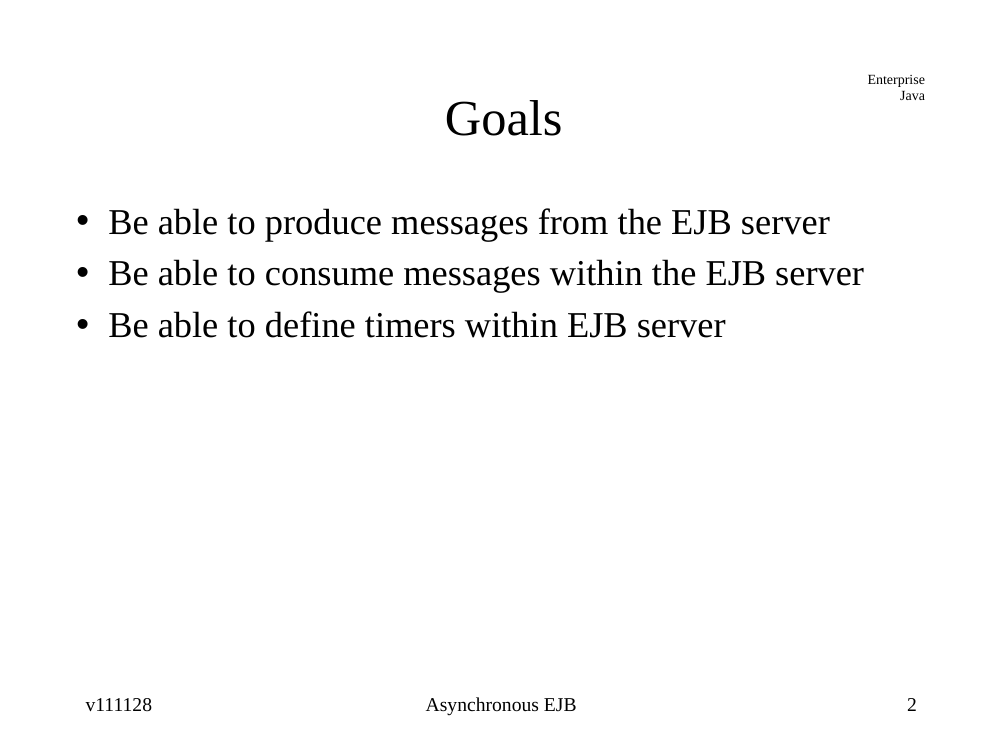
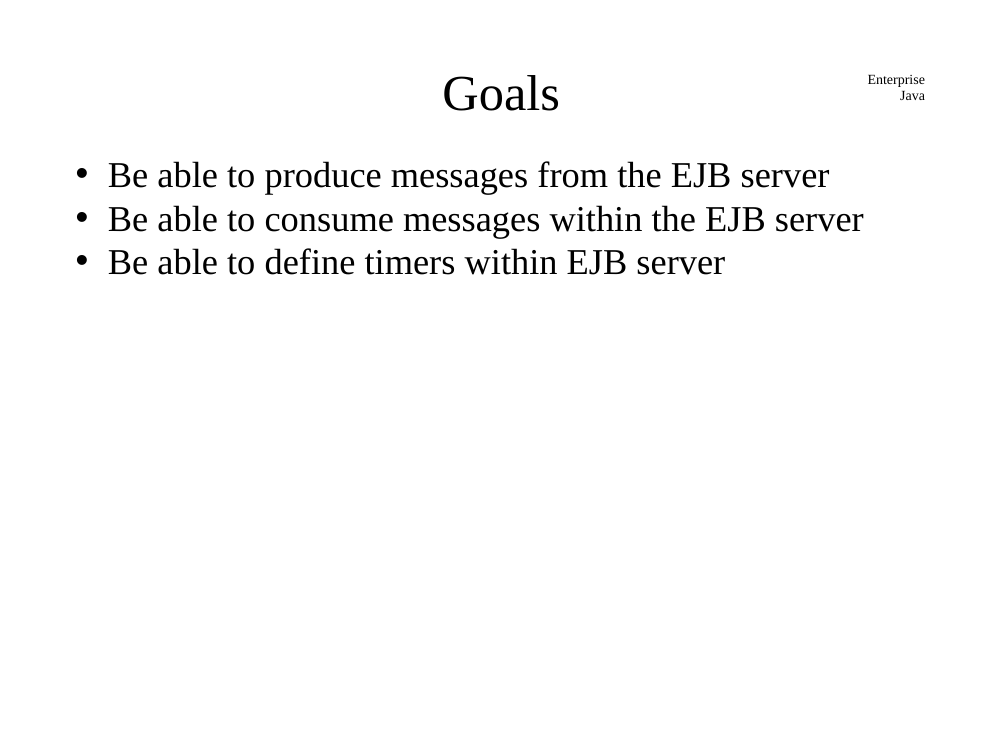
Before and after one commit to jcstaff/ejava-javaee, a slide deck: slide 2 of asyncEJB/src/site/resources/lectures/asyncEJB.ppt. Drawn at 1008x756 pixels with LibreOffice and Linux fonts; fonts in the diff are those of the drawing. Boxes give left, top, right and bottom in pixels: in the first picture for what was removed or moved away, otherwise in the second. Text is boxed around its words. In the diff, an @@ line names an element or a change of style, - is before the commit and + after.

Commit message:
added Async methods and updated EJB Timers

```diff
--- a/asyncEJB/src/site/resources/lectures/asyncEJB.ppt
+++ b/asyncEJB/src/site/resources/lectures/asyncEJB.ppt
@@ title "Goals" at (442, 75, 559, 111): line spacing 0.74 to 0.09 @@
@@ text "Be able to produce messages ...": place and size @@
-text "Be able to produce messages ..." at (108, 208, 864, 338)
+text "Be able to produce messages ..." at (108, 161, 864, 275)
@@ text "Be able to produce messages ..." at (108, 161, 864, 275): line spacing 0.93 to 1; less space between paragraphs @@
@@ text removed at (86, 698, 153, 712) @@
-v111128
@@ text removed at (426, 697, 577, 716) @@
-Asynchronous EJB
@@ page number removed at (907, 698, 917, 711) @@
-2
```
Also in this commit, not shown: 23 other slides changed, 12 slides added.
